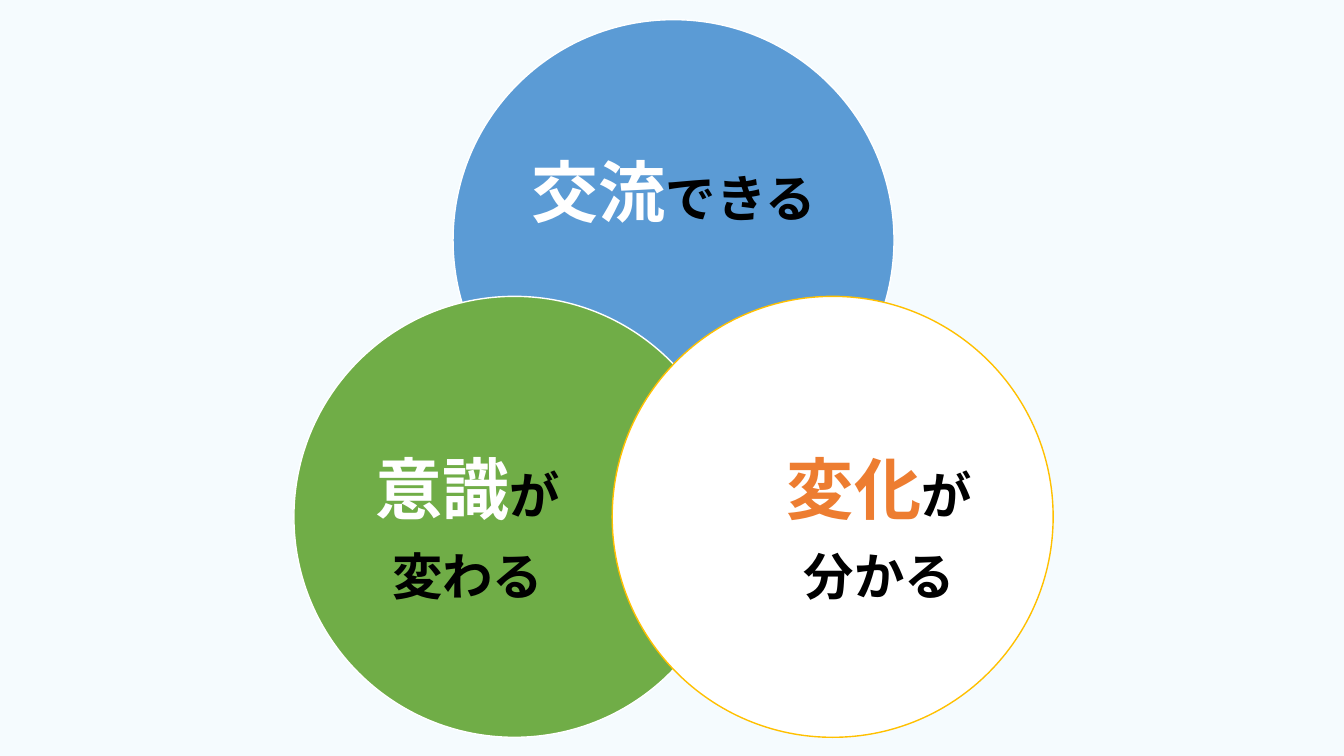
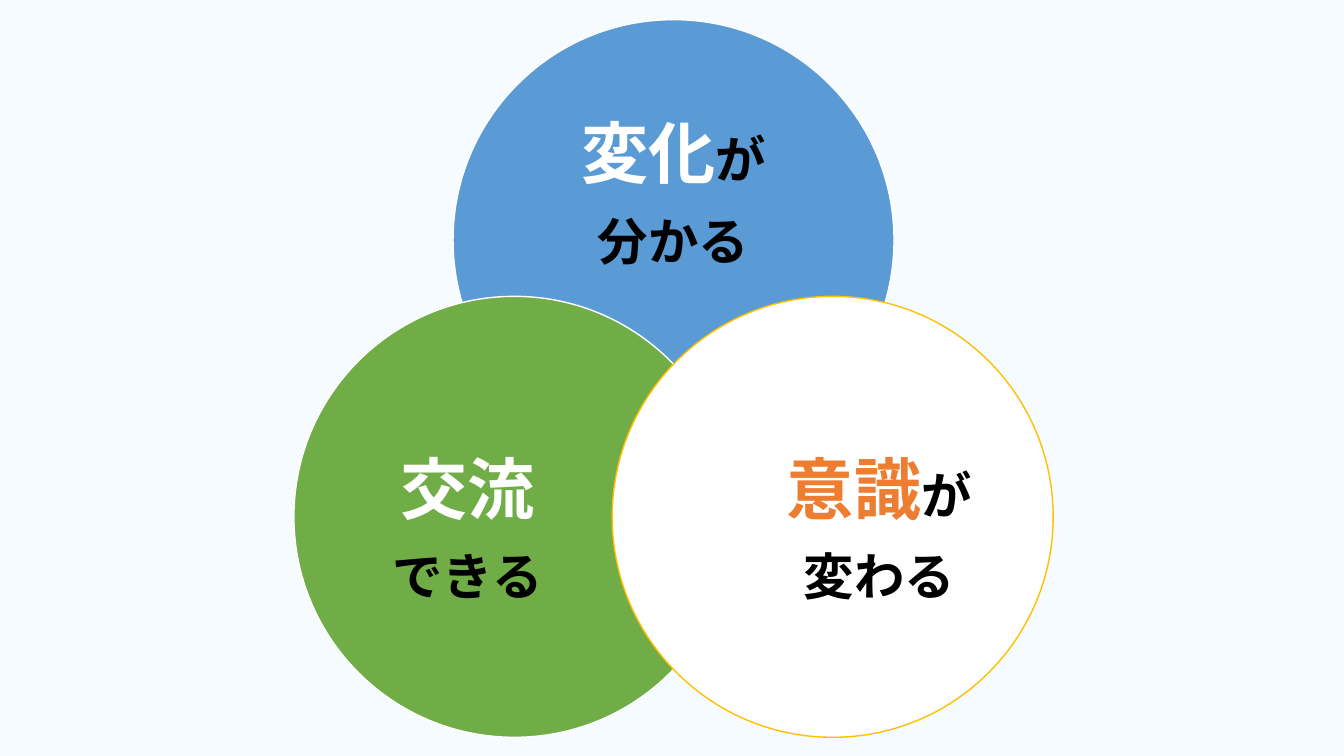
Before and after one commit to dojo2023/E-4, a slide deck: slide 12 of 共有用フォルダー/成果発表.pptx. Drawn at 1344x756 pixels with LibreOffice and Linux fonts; fonts in the diff are those of the drawing. Boxes give left, top, right and bottom in pixels: in the first picture for what was removed or moved away, otherwise in the second. Text is boxed around its words. In the diff, an @@ line names an element or a change of style, - is before the commit and + after.

```diff
--- a/共有用フォルダー/成果発表.pptx
+++ b/共有用フォルダー/成果発表.pptx
@@ text in freeform shape at bbox=[581, 121, 766, 265]: text changed @@
-交流できる
+変化が
+分かる
@@ text in freeform shape at bbox=[393, 457, 543, 598]: text changed @@
-意識が
-変わる
+交流
+できる
@@ text in freeform shape at bbox=[787, 457, 971, 600]: text changed @@
-変化が
-分かる
+意識が
+変わる
```
Also in this commit, not shown: 7 other slides changed, 1 other file.
